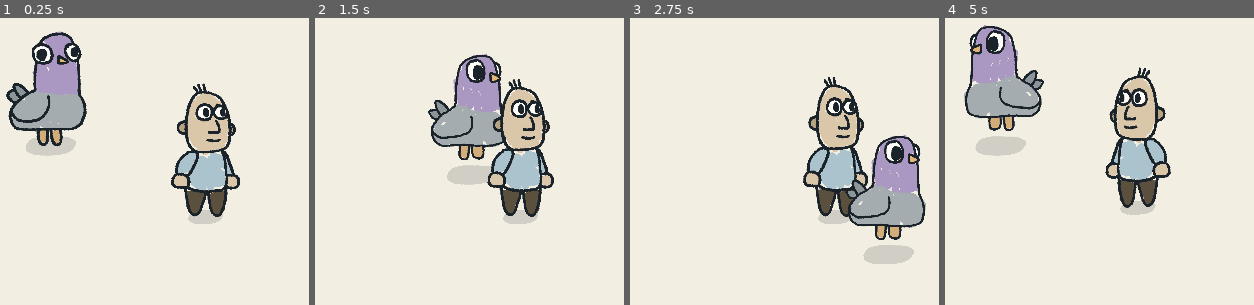
Above: before the commit, frames 1-4 (left to right).
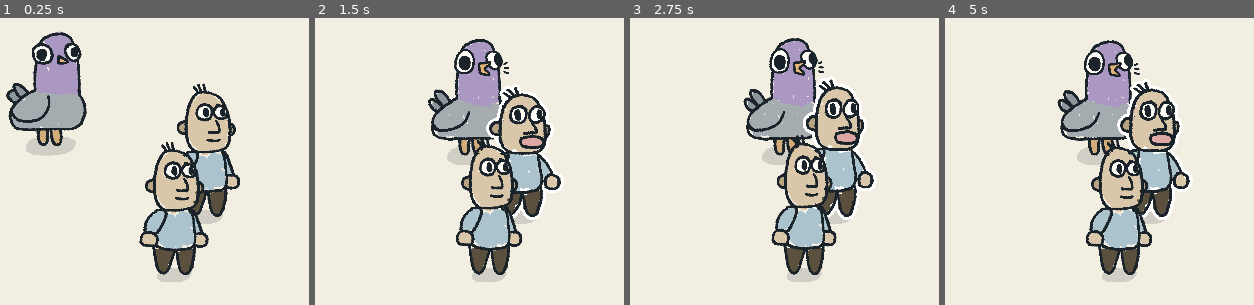
Above: after the commit, the same moments.

Repository: martindzejky/pigeon-in-town
Game: Godot game, scene res://main.tscn
The game is run twice, just before and just after one commit, with the same random seed, the same clock (stepped at 60 frames per second) and the same inputs.
Inputs:
- Up to frame 1 (0.25 s): no input
- Up to frame 2 (1.5 s): hold D (move_right) 0.53-1.28 s; hold E (interact, bound only after the commit) 0.53-1.28 s; hold S (move_down) from 1.28 s (still down); tap E (interact, bound only after the commit) at 1.35 s
- Up to frame 3 (2.75 s): release S (move_down) at 2.03 s; hold D (move_right) from 2.03 s (still down); hold E (interact, bound only after the commit) from 2.03 s (still down)
- Up to frame 4 (5 s): release D (move_right) at 2.78 s; release E (interact, bound only after the commit) at 2.78 s; hold W (move_up) 2.78-3.53 s; tap E (interact, bound only after the commit) at 2.85, 4.35 s; hold E (interact, bound only after the commit) 3.53-4.28 s; hold A (move_left) from 3.53 s (still down)

The runs differ from the first frame. In frame 1, 6.4% of the frame differs, in the area x 44-68%, y 43-93%; in frame 2, 14%; in frame 3, 22%; in frame 4, 25%, in the area x 6-81%, y 2-93%.

Commit message:
dialog start

Diff:
--- a/autoload/events.gd
+++ b/autoload/events.gd
@@ -1,4 +1,6 @@
 extends Node
 
 # global game event bus
-# use for global events
+
+signal npc_focus_changed(npc: Npc)
+signal dialogue_started(npc: Npc)
--- a/autoload/game.gd
+++ b/autoload/game.gd
@@ -1,4 +1,12 @@
 extends Node
 
-# global game autoload
-# use for quick global state
+# global game state
+
+var in_dialogue := false
+
+var current_target_npc: Npc = null:
+  set(value):
+    if current_target_npc == value:
+      return
+    current_target_npc = value
+    Events.npc_focus_changed.emit(value)
--- a/main.tscn
+++ b/main.tscn
@@ -18,3 +18,6 @@
 
 [node name="regular_folk" parent="world_sort" unique_id=1083386034 instance=ExtResource("3_h2yge")]
 position = Vector2(534, 245)
+
+[node name="regular_folk2" parent="world_sort" unique_id=1207469350 instance=ExtResource("3_h2yge")]
+position = Vector2(425, 446)
--- a/objects/pigeon.tscn
+++ b/objects/pigeon.tscn
@@ -11,6 +11,8 @@
 [ext_resource type="Script" path="res://scripts/states/state_machine.gd" id="9_state_machine"]
 [ext_resource type="Script" path="res://scripts/pigeon_states/idle_state.gd" id="10_idle_state"]
 [ext_resource type="Script" path="res://scripts/pigeon_states/run_state.gd" id="11_run_state"]
+[ext_resource type="Script" path="res://scripts/npc_detector.gd" id="12_npc_detector"]
+[ext_resource type="Script" path="res://scripts/pigeon_states/dialogue_state.gd" id="13_dialogue_state"]
 
 [sub_resource type="Animation" id="Animation_reset"]
 length = 0.001
@@ -284,6 +286,9 @@
 }]
 }
 
+[sub_resource type="CircleShape2D" id="CircleShape2D_detection"]
+radius = 400.0
+
 [sub_resource type="AnimationLibrary" id="AnimationLibrary_main"]
 _data = {
 &"RESET": SubResource("Animation_reset"),
@@ -330,6 +335,22 @@
 pigeon = NodePath("../..")
 state_machine = NodePath("..")
 
+[node name="dialogue" type="Node" parent="state_machine" node_paths=PackedStringArray("pigeon", "state_machine")]
+script = ExtResource("13_dialogue_state")
+pigeon = NodePath("../..")
+state_machine = NodePath("..")
+
 [node name="animation" type="AnimationPlayer" parent="." unique_id=1782443690]
 libraries/ = SubResource("AnimationLibrary_main")
 autoplay = &"idle"
+
+[node name="npc_detection_area" type="Area2D" parent="."]
+collision_layer = 0
+collision_mask = 2
+script = ExtResource("12_npc_detector")
+
+[node name="detection_shape" type="CollisionShape2D" parent="npc_detection_area"]
+shape = SubResource("CircleShape2D_detection")
+
+[connection signal="area_entered" from="npc_detection_area" to="npc_detection_area" method="_on_area_entered"]
+[connection signal="area_exited" from="npc_detection_area" to="npc_detection_area" method="_on_area_exited"]
--- a/objects/regular_folk.tscn
+++ b/objects/regular_folk.tscn
@@ -10,6 +10,7 @@
 [ext_resource type="Script" uid="uid://bexn1jrfmr1s3" path="res://scripts/states/state_machine.gd" id="8_state_machine"]
 [ext_resource type="Script" uid="uid://ddocedl8ihsrb" path="res://scripts/npc_states/idle_state.gd" id="9_idle_state"]
 [ext_resource type="Script" uid="uid://cj430kpbcknjp" path="res://scripts/npc_states/wander_state.gd" id="10_wander_state"]
+[ext_resource type="Script" path="res://scripts/npc_states/dialogue_state.gd" id="11_dialogue_state"]
 
 [sub_resource type="Animation" id="Animation_reset"]
 length = 0.001
@@ -291,11 +292,15 @@
 &"talk": SubResource("Animation_talk")
 }
 
-[node name="regular_folk" type="Node2D" unique_id=1083386034 node_paths=PackedStringArray("flip_node", "squash", "animation")]
+[sub_resource type="CircleShape2D" id="CircleShape2D_interaction"]
+radius = 150.0
+
+[node name="regular_folk" type="Node2D" unique_id=1083386034 node_paths=PackedStringArray("flip_node", "squash", "animation", "sprite")]
 script = ExtResource("1_npc_script")
 flip_node = NodePath("squash_root/animation_root/flip")
 squash = NodePath("squash")
 animation = NodePath("animation")
+sprite = NodePath("squash_root/animation_root/flip/sprite")
 
 [node name="shadow" parent="." unique_id=2145865219 instance=ExtResource("7_shadow")]
 scale = Vector2(0.5, 0.55)
@@ -328,6 +333,18 @@
 npc = NodePath("../..")
 state_machine = NodePath("..")
 
+[node name="dialogue" type="Node" parent="state_machine" node_paths=PackedStringArray("npc", "state_machine")]
+script = ExtResource("11_dialogue_state")
+npc = NodePath("../..")
+state_machine = NodePath("..")
+
 [node name="animation" type="AnimationPlayer" parent="." unique_id=581940246]
 libraries/ = SubResource("AnimationLibrary_main")
 autoplay = &"idle"
+
+[node name="interaction_area" type="Area2D" parent="."]
+collision_layer = 2
+collision_mask = 0
+
+[node name="interaction_shape" type="CollisionShape2D" parent="interaction_area"]
+shape = SubResource("CircleShape2D_interaction")
--- a/project.godot
+++ b/project.godot
@@ -56,6 +56,17 @@
 , Object(InputEventKey,"resource_local_to_scene":false,"resource_name":"","device":-1,"window_id":0,"alt_pressed":false …(186 unchanged characters)…
 ]
 }
+interact={
+"deadzone": 0.2,
+"events": [Object(InputEventKey,"resource_local_to_scene":false,"resource_name":"","device":-1,"window_id":0,"alt_pressed":false,"shift_pressed":false,"ctrl_pressed":false,"meta_pressed":false,"pressed":false,"keycode":0,"physical_keycode":69,"key_label":0,"unicode":101,"location":0,"echo":false,"script":null)
+, Object(InputEventKey,"resource_local_to_scene":false,"resource_name":"","device":-1,"window_id":0,"alt_pressed":false,"shift_pressed":false,"ctrl_pressed":false,"meta_pressed":false,"pressed":false,"keycode":0,"physical_keycode":4194309,"key_label":0,"unicode":0,"location":0,"echo":false,"script":null)
+]
+}
+
+[layer_names]
+
+2d_physics/layer_1="default"
+2d_physics/layer_2="npc_interaction"
 
 [physics]
 
--- a/scripts/npc.gd
+++ b/scripts/npc.gd
@@ -6,10 +6,25 @@
 @export var flip_node: Node2D
 @export var squash: Squash
 @export var animation: AnimationPlayer
+@export var sprite: Sprite2D
 
 @export_category('Movement')
 ## Movement speed in pixels per second.
 @export var move_speed: float = 150.0
+
+var _outline_material: Material = preload('res://materials/outline.tres')
+
+
+func _enter_tree() -> void:
+  Events.npc_focus_changed.connect(_on_npc_focus_changed)
+
+
+func _exit_tree() -> void:
+  Events.npc_focus_changed.disconnect(_on_npc_focus_changed)
+
+
+func _on_npc_focus_changed(npc: Npc) -> void:
+  sprite.material = _outline_material if npc == self else null
 
 
 ## Moves toward target position. Returns true when reached.
--- /dev/null
+++ b/scripts/npc_detector.gd
@@ -0,0 +1,44 @@
+extends Area2D
+
+# detects NPCs in range, tracks the closest one, and triggers dialogue on interact.
+# attached to an Area2D child of the pigeon.
+
+var _npcs_in_range: Array[Npc] = []
+
+
+func _process(_delta: float) -> void:
+  _update_closest()
+
+
+func _on_area_entered(area: Area2D) -> void:
+  var npc := area.get_parent() as Npc
+  if npc and npc not in _npcs_in_range:
+    _npcs_in_range.append(npc)
+
+
+func _on_area_exited(area: Area2D) -> void:
+  var npc := area.get_parent() as Npc
+  if npc:
+    _npcs_in_range.erase(npc)
+
+
+func _unhandled_input(event: InputEvent) -> void:
+  if event.is_action_pressed('interact') and Game.current_target_npc and not Game.in_dialogue:
+    Events.dialogue_started.emit(Game.current_target_npc)
+
+
+func _update_closest() -> void:
+  if _npcs_in_range.is_empty():
+    Game.current_target_npc = null
+    return
+
+  var closest: Npc = _npcs_in_range[0]
+  var closest_dist := global_position.distance_squared_to(closest.global_position)
+
+  for npc in _npcs_in_range:
+    var dist := global_position.distance_squared_to(npc.global_position)
+    if dist < closest_dist:
+      closest = npc
+      closest_dist = dist
+
+  Game.current_target_npc = closest
--- /dev/null
+++ b/scripts/npc_states/dialogue_state.gd
@@ -0,0 +1,25 @@
+extends NpcState
+
+func _enter_tree() -> void:
+  Events.dialogue_started.connect(_on_dialogue_started)
+
+
+func _exit_tree() -> void:
+  Events.dialogue_started.disconnect(_on_dialogue_started)
+
+
+func enter() -> void:
+  npc.animation.play('talk')
+
+
+func exit() -> void:
+  pass
+
+
+func update(_delta: float) -> void:
+  pass
+
+
+func _on_dialogue_started(target_npc: Npc) -> void:
+  if target_npc == npc:
+    state_machine.push(name)
--- /dev/null
+++ b/scripts/pigeon_states/dialogue_state.gd
@@ -0,0 +1,25 @@
+extends PigeonState
+
+func _enter_tree() -> void:
+  Events.dialogue_started.connect(_on_dialogue_started)
+
+
+func _exit_tree() -> void:
+  Events.dialogue_started.disconnect(_on_dialogue_started)
+
+
+func enter() -> void:
+  pigeon.animation.play('talk')
+  Game.in_dialogue = true
+
+
+func exit() -> void:
+  Game.in_dialogue = false
+
+
+func update(_delta: float) -> void:
+  pass
+
+
+func _on_dialogue_started(_npc: Npc) -> void:
+  state_machine.push(name)
Not shown, added: scripts/npc_detector.gd.uid
Not shown, added: scripts/npc_states/dialogue_state.gd.uid
Not shown, added: scripts/pigeon_states/dialogue_state.gd.uid
